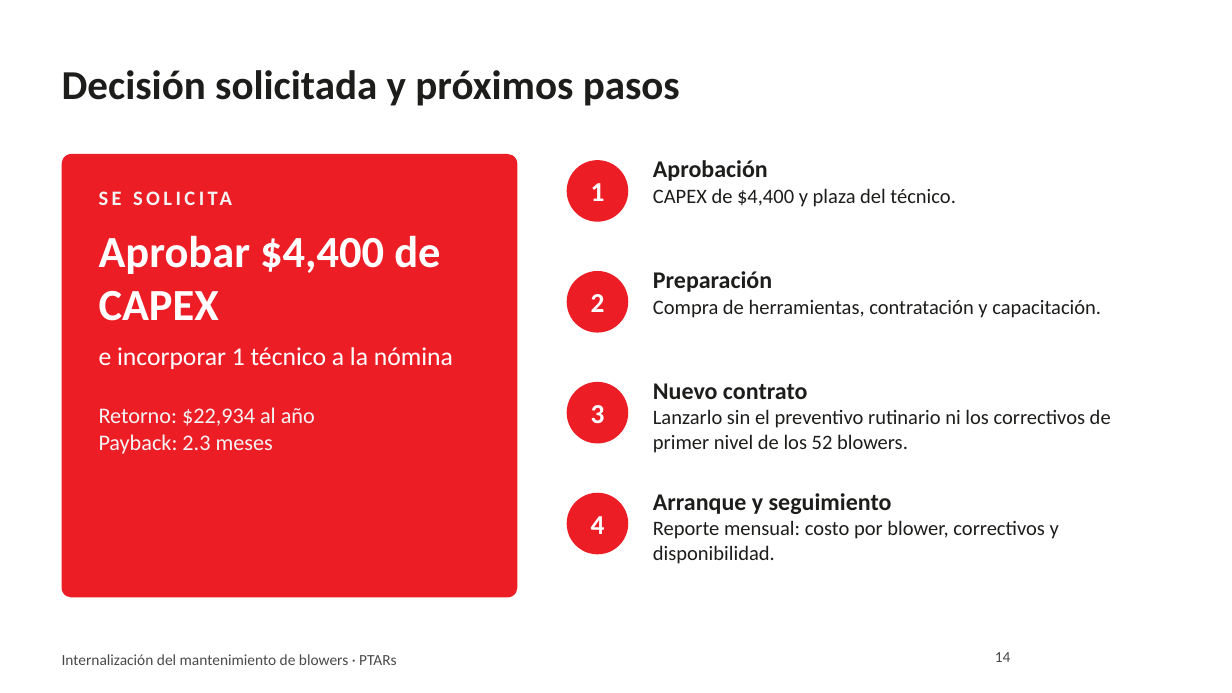
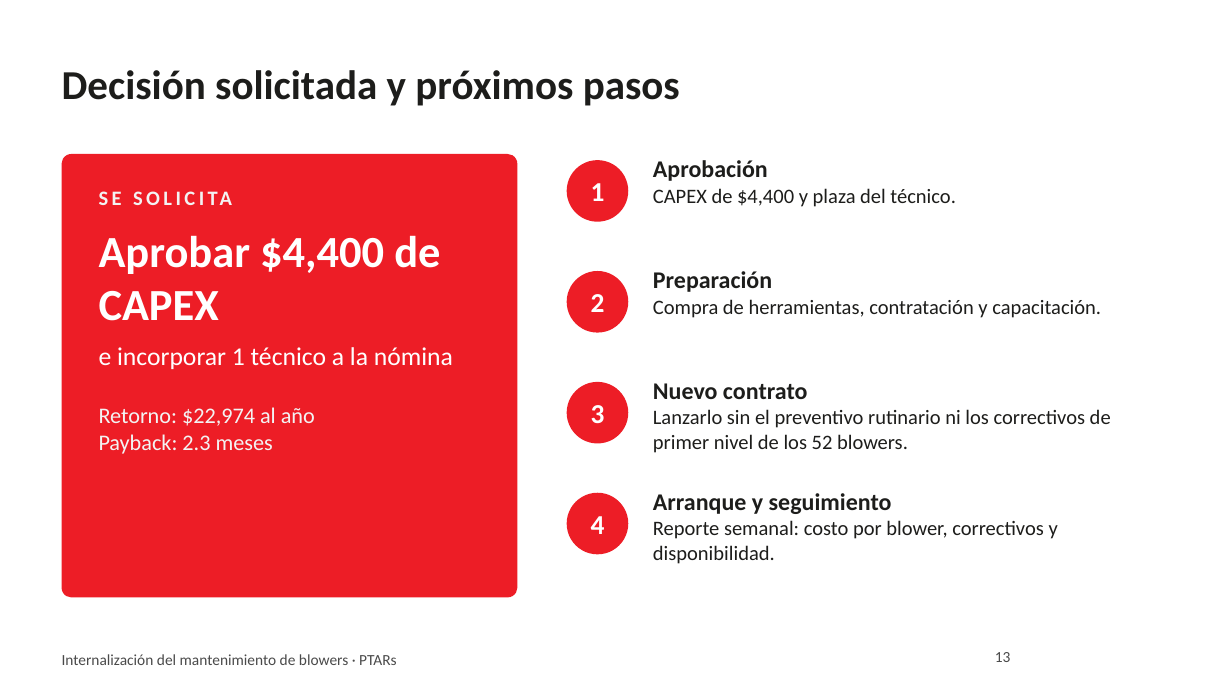
Before and after one commit to jjsamcar/Codigo-IA, a slide deck: slide 13 of presentaciones/Blowers_PTARs_Resumen_Gerencia.pptx (slide 14 before the commit). Drawn at 1232x693 pixels with LibreOffice and Linux fonts; fonts in the diff are those of the drawing; background and template pictures are left out. Boxes give left, top, right and bottom in pixels: in the first picture for what was removed or moved away, otherwise in the second. Text is boxed around its words. In the diff, an @@ line names an element or a change of style, - is before the commit and + after.

```diff
--- a/presentaciones/Blowers_PTARs_Resumen_Gerencia.pptx
+++ b/presentaciones/Blowers_PTARs_Resumen_Gerencia.pptx
@@ text at box(99, 407, 315, 426): text changed @@
-Retorno: $22,934 al año
+Retorno: $22,974 al año
@@ text at box(653, 520, 1058, 564): text changed @@
-Reporte mensual: costo por blower, correctivos y disponibilidad.
+Reporte semanal: costo por blower, correctivos y disponibilidad.
@@ page number at box(995, 652, 1011, 662): text changed @@
-14
+13
```
Also in this commit, not shown: 9 other slides changed, 1 slide added, 3 slides removed.
